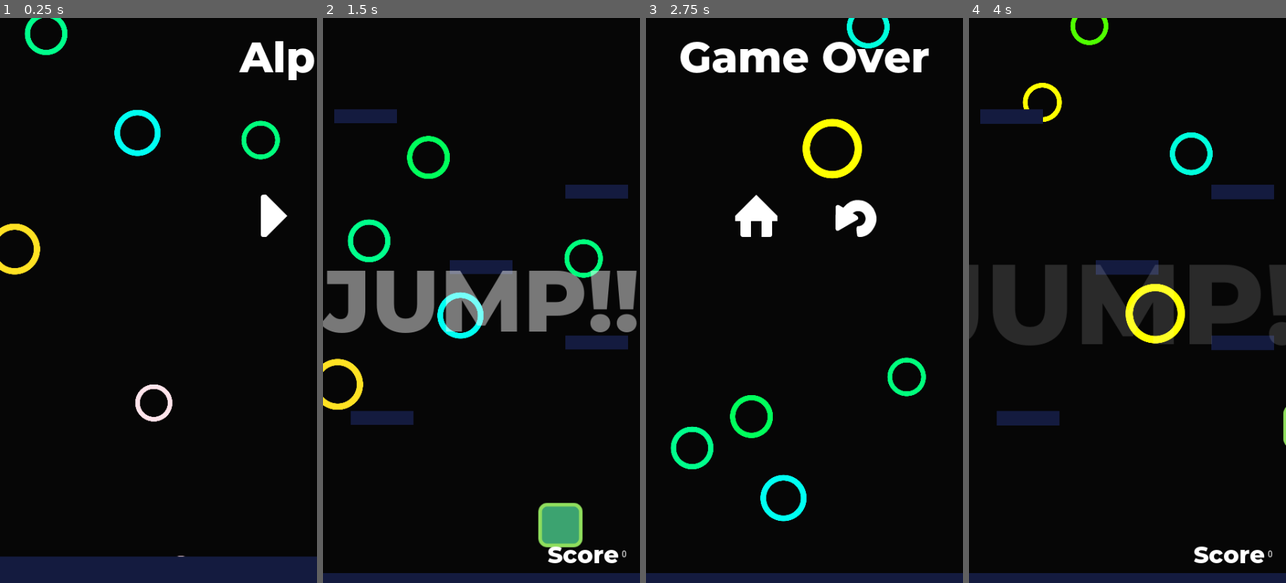
Above: before the commit, frames 1-4 (left to right).
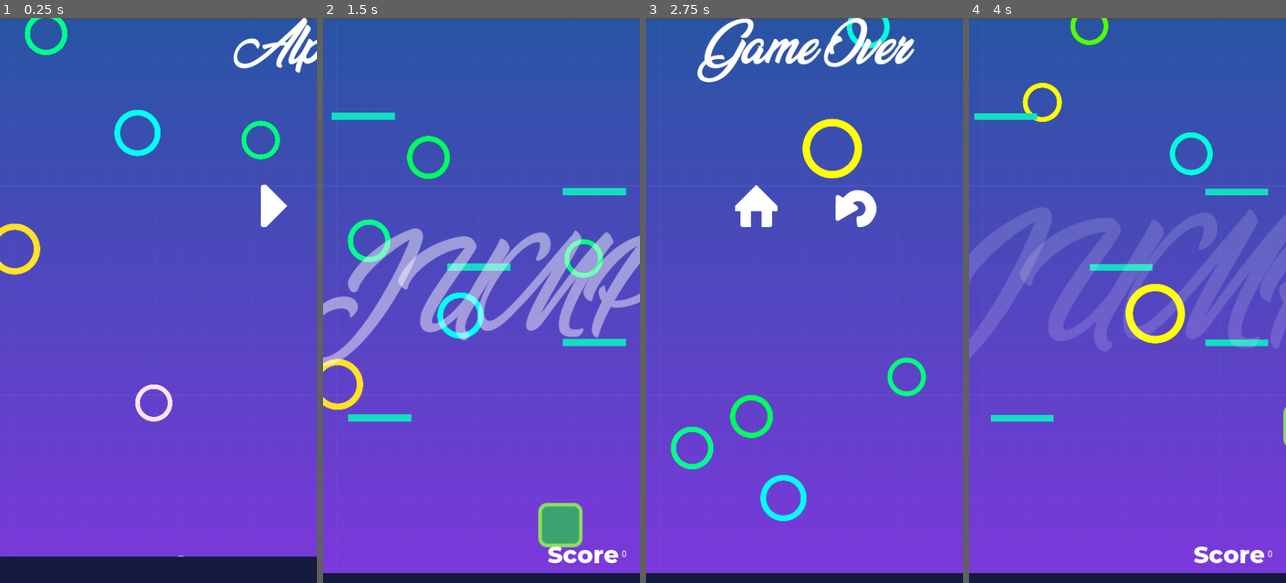
Above: after the commit, the same moments.

Repository: kedar-devs/Alpha-Q
Game: Godot game, scene res://Main.tscn
Two runs of this game, one before a commit and one after it. Both use one fixed random seed, a clock stepped at 60 frames per second and the inputs below.
Inputs (mouse positions are in pixels of both pictures, inside the frame that each line leads up to; where the layout moved, square brackets give the same spot in the first picture):
- Up to frame 1 (0.25 s): no input
- Up to frame 2 (1.5 s): click (430, 204) [430, 215] at 0.5 s; move the mouse to (551, 272) at 1.27 s; hold Right (move_right) from 1.28 s (still down); click (551, 272) at 1.42 s
- Up to frame 3 (2.75 s): move the mouse to (741, 328) at 2.02 s; release Right (move_right) at 2.03 s; hold Left (move_left) from 2.03 s (still down); click (741, 328) at 2.17 s
- Up to frame 4 (4 s): release Left (move_left) at 2.75 s; click (1178, 204) [1178, 215] at 2.75 s; move the mouse to (1159, 176) at 3.52 s; hold Right (move_right) from 3.53 s (still down); click (1159, 176) at 3.67 s

The runs differ from the first frame. In frame 1, 94% of the frame differs, in the area x 0-100%, y 0-96%; in frame 2, 96%; in frame 3, 95%; in frame 4, 97%, in the area x 0-100%, y 0-99%.

Commit message:
almost done

Diff:
--- /dev/null
+++ b/Object/Bumper.gd
@@ -0,0 +1,13 @@
+extends Area2D
+signal Jump_high
+
+func init(_position):
+	position=_position
+	$CollisionShape2D.shape=$CollisionShape2D.shape.duplicate()
+	$Sprite.scale=Vector2(0.5,0.5)
+	$CollisionShape2D.scale=Vector2(0.5,0.5)
+
+func _on_Area2D_body_entered(body):
+	emit_signal("Jump_high",body)
+func disappear():
+	return
--- /dev/null
+++ b/Object/Bumper.tscn
@@ -0,0 +1,21 @@
+[gd_scene load_steps=4 format=2]
+
+[ext_resource path="res://start-assets/bumper.png" type="Texture" id=1]
+[ext_resource path="res://Object/Bumper.gd" type="Script" id=2]
+
+[sub_resource type="CapsuleShape2D" id=1]
+radius = 53.2993
+height = 0.0
+
+[node name="Area2D" type="Area2D"]
+position = Vector2( 207.655, 228.844 )
+collision_layer = 32
+script = ExtResource( 2 )
+
+[node name="Sprite" type="Sprite" parent="."]
+texture = ExtResource( 1 )
+
+[node name="CollisionShape2D" type="CollisionShape2D" parent="."]
+position = Vector2( 0, 0.943893 )
+shape = SubResource( 1 )
+[connection signal="body_entered" from="." to="." method="_on_Area2D_body_entered"]
--- a/Object/Enemy.gd
+++ b/Object/Enemy.gd
@@ -7,7 +7,7 @@
 	set_physics_process(false)
 	gravity=0
 	velocity.y=gravity
-	speed.x=50
+	speed.x=200
 	velocity.x=-speed.x
 	position=_position
 	#$CollisionPolygon2D.scale=Vector2(0.5,0.5)
@@ -25,6 +25,7 @@
 
 
 func changedir():
+	print("in changedir")
 	edged=true
 
 
--- a/Object/Enemy.tscn
+++ b/Object/Enemy.tscn
@@ -4,11 +4,11 @@
 [ext_resource path="res://start-assets/enemy.png" type="Texture" id=2]
 [ext_resource path="res://Object/Area2D.gd" type="Script" id=3]
 
-[sub_resource type="RectangleShape2D" id=2]
+[sub_resource type="RectangleShape2D" id=1]
 extents = Vector2( 66.6696, 19.8443 )
 
-[sub_resource type="RectangleShape2D" id=1]
-extents = Vector2( 40.482, 10 )
+[sub_resource type="RectangleShape2D" id=2]
+extents = Vector2( 38.9199, 10 )
 
 [sub_resource type="Animation" id=3]
 resource_name = "Dying"
@@ -43,6 +43,7 @@
 collision_layer = 2
 collision_mask = 21
 script = ExtResource( 1 )
+speed = Vector2( 600, 1500 )
 
 [node name="Area2D" type="Area2D" parent="."]
 position = Vector2( 1.26137, -16.818 )
@@ -53,15 +54,15 @@
 [node name="CollisionShape2D" type="CollisionShape2D" parent="Area2D"]
 position = Vector2( -0.420471, -1.68179 )
 scale = Vector2( 0.5, 0.5 )
-shape = SubResource( 2 )
+shape = SubResource( 1 )
 
 [node name="PlatformDetector" type="Area2D" parent="."]
-position = Vector2( -3.78404, 23.1247 )
+position = Vector2( -0.420438, 26.0678 )
 
 [node name="CollisionShape2D" type="CollisionShape2D" parent="PlatformDetector"]
 position = Vector2( 0.840897, -1.68182 )
 scale = Vector2( 0.5, 0.5 )
-shape = SubResource( 1 )
+shape = SubResource( 2 )
 
 [node name="VisibilityNotifier2D" type="VisibilityNotifier2D" parent="."]
 visible = false
@@ -83,7 +84,7 @@
 [node name="CollisionPolygon2D" type="CollisionPolygon2D" parent="."]
 position = Vector2( -1.52588e-05, 25.6474 )
 scale = Vector2( 0.5, 0.5 )
-polygon = PoolVector2Array( 5.28406, 6.22339, -18.2611, 7.06433, -60.4261, -99.4777, 67.8106, -98.6368 )
+polygon = PoolVector2Array( -2.28403, 8.74609, -12.3748, 8.74609, -60.4261, -99.4777, 67.8106, -98.6368 )
 
 [node name="AnimationPlayer" type="AnimationPlayer" parent="."]
 anims/Dying = SubResource( 3 )
--- a/Object/MovingObj.gd
+++ b/Object/MovingObj.gd
@@ -2,19 +2,22 @@
 onready var player=preload("res://Object/Tile.tscn")
 signal tilegone
 onready var move_tween=$MoveTween
-var move_range=200
+var move_range=250
 var move_speed=1.0
 var length=0.6
-var bredth=0.4
+var bredth=0.2
+var set_level=0
 signal enemyOn
 signal preventPlayer
 func init(_position,level):
-	print("in position")
+
 	position=_position
 	$CollisionShape2D.shape=$CollisionShape2D.shape.duplicate()
 	$Sprite.scale=Vector2(length,bredth)
 	$CollisionShape2D.scale=Vector2(length,bredth)
-	set_tween(level)
+	set_level=level
+
+	set_tween()
 
 
 
@@ -28,14 +31,17 @@
 	queue_free()
 
 
-func set_tween(level,object=null,key=null):
+func set_tween(object=null,key=null):
+	#var l=int(level)
+
+
 	if move_range==0:
 		return
 	move_range*=-1
-	if level<18:
-		move_speed=20-level
+	if set_level<=3:
+		move_speed=5-set_level
 	else:
-		move_speed=1
+		move_speed=1.0
 	move_tween.interpolate_property(self,"position:x",position.x,position.x+move_range,move_speed,Tween.TRANS_QUAD,Tween.EASE_IN_OUT)
 	move_tween.start()
 
--- a/Object/MovingObj.tscn
+++ b/Object/MovingObj.tscn
@@ -19,15 +19,35 @@
 }"
 
 [sub_resource type="ShaderMaterial" id=2]
-shader = SubResource( 5 )
-shader_param/color = Color( 0.780392, 0.0392157, 0.0392157, 1 )
+shader = SubResource( 1 )
+shader_param/color = Color( 0.780392, 1, 1, 1 )
 shader_param/speed = 1.0
 shader_param/width = 0.0
 
-[sub_resource type="RectangleShape2D" id=3]
+[sub_resource type="Shader" id=3]
+code = "shader_type canvas_item;
+uniform vec4 color : hint_color;
+uniform float speed:hint_range(0,20);
+uniform float width:hint_range(0,1);
+void fragment() {
+	vec2 center=vec2(0.5);
+	float time=TIME*speed;
+	float thickness=width+0.05*cos(time);
+	float dist=distance(UV,center);
+	COLOR.rgb = color.rgb;
+	COLOR.a = texture(TEXTURE, UV).a+smoothstep(thickness/2.0,0.0,abs(dist));
+}"
+
+[sub_resource type="ShaderMaterial" id=4]
+shader = SubResource( 3 )
+shader_param/color = Color( 0.0666667, 0.87451, 0.760784, 1 )
+shader_param/speed = 2.299
+shader_param/width = 0.0
+
+[sub_resource type="RectangleShape2D" id=5]
 extents = Vector2( 79.9316, 27 )
 
-[sub_resource type="Animation" id=4]
+[sub_resource type="Animation" id=6]
 length = 0.4
 tracks/0/type = "value"
 tracks/0/path = NodePath("Sprite:scale")
@@ -64,20 +84,21 @@
 script = ExtResource( 2 )
 
 [node name="Sprite" type="Sprite" parent="."]
+material = SubResource( 4 )
 scale = Vector2( 1.5, 0.4 )
 texture = ExtResource( 1 )
 
 [node name="CollisionShape2D" type="CollisionShape2D" parent="."]
 visible = false
 scale = Vector2( 1.5, 1 )
-shape = SubResource( 3 )
+shape = SubResource( 5 )
 
 [node name="VisibilityNotifier2D" type="VisibilityNotifier2D" parent="."]
 
 [node name="MoveTween" type="Tween" parent="."]
 
 [node name="AnimationPlayer" type="AnimationPlayer" parent="."]
-anims/free = SubResource( 4 )
+anims/free = SubResource( 6 )
 [connection signal="area_entered" from="." to="." method="_on_MovingObj_area_entered"]
 [connection signal="body_exited" from="." to="." method="_on_MovingObj_body_exited"]
 [connection signal="screen_exited" from="VisibilityNotifier2D" to="." method="_on_VisibilityNotifier2D_screen_exited"]
--- a/Object/Tile.gd
+++ b/Object/Tile.gd
@@ -50,7 +50,10 @@
 
 	#move_and_slide(new_velocity)
 	return new_velocity
-
+func BumperJumper():
+	up=-1
+	dir=-1
+	jump_height=50
 func stopfalling(object):
 	if velocity.y<0:
 		return
--- a/UI/Background.tscn
+++ b/UI/Background.tscn
@@ -1,18 +1,10 @@
-[gd_scene load_steps=2 format=2]
+[gd_scene load_steps=3 format=2]
 
 [ext_resource path="res://start-assets/images/circle1_n.png" type="Texture" id=1]
+[ext_resource path="res://start-assets/background.png" type="Texture" id=2]
 
 [node name="Background" type="CanvasLayer"]
 layer = -1
-
-[node name="ColorRect" type="ColorRect" parent="."]
-anchor_right = 1.0
-anchor_bottom = 1.0
-mouse_filter = 2
-color = Color( 0.0235294, 0.0235294, 0.0235294, 1 )
-__meta__ = {
-"_edit_use_anchors_": false
-}
 
 [node name="CPUParticles2D" type="CPUParticles2D" parent="."]
 position = Vector2( 240, -100 )
@@ -32,3 +24,9 @@
 scale_amount_random = 0.2
 hue_variation = 0.5
 hue_variation_random = 1.0
+
+[node name="Sprite" type="Sprite" parent="."]
+position = Vector2( 240.498, 429.083 )
+scale = Vector2( 0.257272, 0.790069 )
+z_index = -1
+texture = ExtResource( 2 )
--- a/UI/BaseScreen.tscn
+++ b/UI/BaseScreen.tscn
@@ -1,6 +1,6 @@
 [gd_scene load_steps=4 format=2]
 
-[ext_resource path="res://start-assets/montserrat_extrabold.otf" type="DynamicFontData" id=1]
+[ext_resource path="res://start-assets/VeganStylePersonalUse-5Y58.ttf" type="DynamicFontData" id=1]
 [ext_resource path="res://UI/BaseScreen.gd" type="Script" id=2]
 
 [sub_resource type="DynamicFont" id=1]
@@ -34,8 +34,9 @@
 }
 
 [node name="Label" type="Label" parent="MarginContainer/VBoxContainer"]
+margin_top = 45.0
 margin_right = 440.0
-margin_bottom = 79.0
+margin_bottom = 64.0
 custom_fonts/font = SubResource( 1 )
 text = "Title"
 align = 1
@@ -43,16 +44,16 @@
 autowrap = true
 
 [node name="Buttons" type="HBoxContainer" parent="MarginContainer/VBoxContainer"]
-margin_top = 229.0
+margin_top = 214.0
 margin_right = 440.0
-margin_bottom = 229.0
+margin_bottom = 214.0
 custom_constants/separation = 50
 alignment = 1
 
 [node name="Buttons2" type="HBoxContainer" parent="MarginContainer/VBoxContainer"]
-margin_top = 379.0
+margin_top = 364.0
 margin_right = 440.0
-margin_bottom = 379.0
+margin_bottom = 364.0
 custom_constants/separation = 50
 alignment = 1
 
--- a/UI/GameOverScreen.tscn
+++ b/UI/GameOverScreen.tscn
@@ -7,10 +7,11 @@
 [node name="GameOverScreen" instance=ExtResource( 1 )]
 
 [node name="Label" parent="MarginContainer/VBoxContainer" index="0"]
+margin_top = 0.0
 text = "Game Over"
 
 [node name="Buttons" parent="MarginContainer/VBoxContainer" index="1"]
-margin_bottom = 329.0
+margin_bottom = 314.0
 
 [node name="Home" type="TextureButton" parent="MarginContainer/VBoxContainer/Buttons" index="0" groups=[
 "buttons",
@@ -29,5 +30,5 @@
 texture_normal = ExtResource( 3 )
 
 [node name="Buttons2" parent="MarginContainer/VBoxContainer" index="2"]
-margin_top = 479.0
-margin_bottom = 479.0
+margin_top = 464.0
+margin_bottom = 464.0
--- a/UI/ScoreMachine.tscn
+++ b/UI/ScoreMachine.tscn
@@ -1,18 +1,18 @@
-[gd_scene load_steps=7 format=2]
+[gd_scene load_steps=8 format=2]
 
 [ext_resource path="res://start-assets/montserrat_extrabold.otf" type="DynamicFontData" id=1]
 [ext_resource path="res://UI/ScoreMachine.gd" type="Script" id=2]
+[ext_resource path="res://start-assets/VeganStylePersonalUse-5Y58.ttf" type="DynamicFontData" id=3]
 
 [sub_resource type="DynamicFont" id=1]
 size = 36
 font_data = ExtResource( 1 )
 
-[sub_resource type="DynamicFont" id=2]
+[sub_resource type="DynamicFont" id=3]
 size = 64
-font_data = ExtResource( 1 )
+font_data = ExtResource( 3 )
 
-[sub_resource type="Animation" id=3]
-resource_name = "display"
+[sub_resource type="Animation" id=4]
 length = 0.8
 tracks/0/type = "value"
 tracks/0/path = NodePath("Message:visible")
@@ -51,8 +51,7 @@
 "values": [ 64, 190 ]
 }
 
-[sub_resource type="Animation" id=4]
-resource_name = "init"
+[sub_resource type="Animation" id=5]
 length = 0.1
 tracks/0/type = "value"
 tracks/0/path = NodePath("Message:visible")
@@ -127,5 +126,5 @@
 
 [node name="AnimationPlayer" type="AnimationPlayer" parent="."]
 autoplay = "init"
-anims/display = SubResource( 3 )
-anims/init = SubResource( 4 )
+anims/display = SubResource( 4 )
+anims/init = SubResource( 5 )
--- a/UI/TittleScreen.tscn
+++ b/UI/TittleScreen.tscn
@@ -7,10 +7,11 @@
 [node name="TittleScreen" instance=ExtResource( 1 )]
 
 [node name="Label" parent="MarginContainer/VBoxContainer" index="0"]
+margin_top = 0.0
 text = "AlphaQ"
 
 [node name="Buttons" parent="MarginContainer/VBoxContainer" index="1"]
-margin_bottom = 329.0
+margin_bottom = 314.0
 
 [node name="Play" type="TextureButton" parent="MarginContainer/VBoxContainer/Buttons" index="0" groups=[
 "buttons",
@@ -29,5 +30,5 @@
 texture_normal = ExtResource( 3 )
 
 [node name="Buttons2" parent="MarginContainer/VBoxContainer" index="2"]
-margin_top = 479.0
-margin_bottom = 479.0
+margin_top = 464.0
+margin_bottom = 464.0
--- a/main.gd
+++ b/main.gd
@@ -2,11 +2,14 @@
 var Block=preload("res://Object/Tile.tscn")
 var Tile=preload("res://Object/MovingObj.tscn")
 var Enemy=preload("res://Object/Enemy.tscn")
+var Bumper=preload("res://Object/Bumper.tscn")
 enum EnemyExists{OFF,ON}
+enum BumperExists{OFF,ON}
 var score=0
 var player
-export var level=0
+var level=0
 var modes=EnemyExists.OFF
+var bump=BumperExists.ON
 func _ready():
 	randomize()
 	$ScoreMachine.hide()
@@ -27,7 +30,11 @@
 	$ScoreMachine.show_message("JUMP!!")
 	if Settings.enable_music:
 		$Music.play()
-
+func spawn_bumper(_position):
+	var bumpy=Bumper.instance()
+	add_child(bumpy)
+	bumpy.init(_position)
+	bumpy.connect("Jump_high",self,"_on_Bumper_touched")
 func spawn_enimies(_position):
 	var enemy=Enemy.instance()
 	add_child(enemy)
@@ -42,10 +49,18 @@
 			return
 		EnemyExists.ON:
 			spawn_enimies(_position+Vector2(0,-25))
-
+func set_Bumper(_mode,_position):
+	print('in mode',_mode)
+	bump=_mode
+	match modes:
+		EnemyExists.OFF:
+			print('in off')
+			return
+		EnemyExists.ON:
+			spawn_bumper(_position+Vector2(0,-75))
 func spawn_tile(_position=null):
 	var _mode=choices([10,level])
-
+	var Bumper_choice=choices([level,10])
 	var platform=Tile.instance()
 	var platform1=Tile.instance()
 	var platform2=Tile.instance()
@@ -60,9 +75,13 @@
 		add_child(platform)
 		add_child(platform1)
 		add_child(platform2)
+		add_child(platform4)
 		platform.init(_position,level)
-		platform1.init(_position+Vector2(rand_range(175,175-level),190),level)
-		platform2.init(_position+Vector2(rand_range(-175,-175+level),-228),level)
+		platform1.init(_position+Vector2(rand_range(150,175-level),190),level)
+		platform2.init(_position+Vector2(rand_range(150,-175+level),-228),level)
+		platform4.init(_position+Vector2(50,100),level)
+		platform4.connect("enemyOn",self,"_prevent_fall")
+		platform4.connect("preventPlayer",self,"_make_fall")
 		platform.connect("enemyOn",self,"_prevent_fall")
 		platform.connect("preventPlayer",self,"_make_fall")
 		platform1.connect("enemyOn",self,"_prevent_fall")
@@ -92,9 +111,10 @@
 		platform5.connect("enemyOn",self,"_prevent_fall")
 		platform5.connect("preventPlayer",self,"_make_fall")
 	set_enemy(_mode,_position)
-	#spawn_enimies(_position+Vector2(0,-37))
+	set_Bumper(Bumper_choice,_position)
+	#spawn_enimies(_position+Vector2(0,-25))
 func _on_player_landed(object):
-	print("in landing ")
+
 	player.stopfalling(object)
 	$Camera2D.position=object.position+Vector2(0,-400)
 	call_deferred("spawn_tile")
@@ -104,6 +124,8 @@
 	if(score%5==0):
 		level+=1
 		$ScoreMachine.show_message("Level")
+	else:
+		level=level
 
 func _on_enemy_killed(object):
 	print("entering obj")
@@ -123,7 +145,8 @@
 		return
 	object.disappear()
 
-
+func _on_Bumper_touched(object):
+	object.BumperJumper()
 func choices(weights):
 	var sum=0
 	for weight in weights:
Not shown: 1 places in Object/MovingObj.tscn that only renumber resources
Not shown: 1 places in UI/ScoreMachine.tscn that only renumber resources
